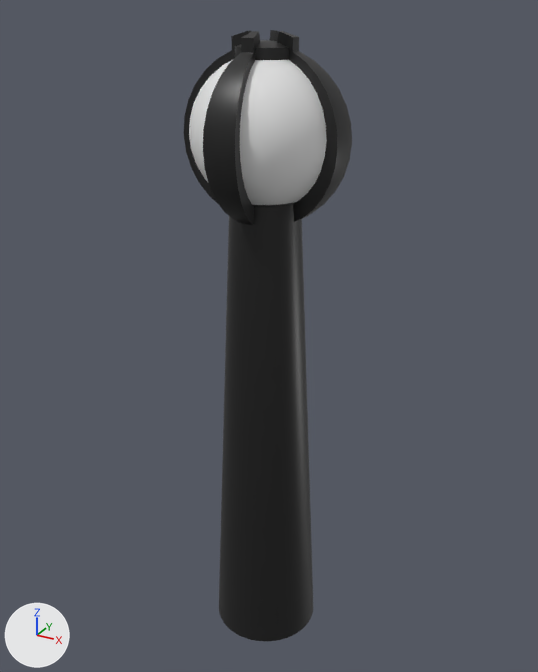
Renders of the Blender file Assets/Models/LaserLvl2.blend from each side of a commit.
Camera for both pictures: a camera (50 mm lens) standing at (0.0588, -0.1056, 0.7814) and looking at (-0.0005, 0.0022, 0.7275). Every picture has the same lights, and +X, +Y and +Z are marked at lower left.

Before the edit, the objects in view are built like this:
```python
me_cylinder = bpy.data.meshes.new('Cylinder')
me_cylinder.from_pydata(...)  # 778 vertices, 744 faces; spans x -0.014..0.014, y -0.014..0.014, z 0.6669..0.7783
me_cylinder.polygons.foreach_set('use_smooth', [True] * 744)
# faces by material slot: [480, 264]
me_cylinder.materials.append(mat_metal)  # black #181818
me_cylinder.materials.append(mat_lights)  # white #e7e7e7
ob_cylinder = bpy.data.objects.new('Cylinder', me_cylinder)
ob_cylinder.location = (0.0, 0.0, 0.0)
```
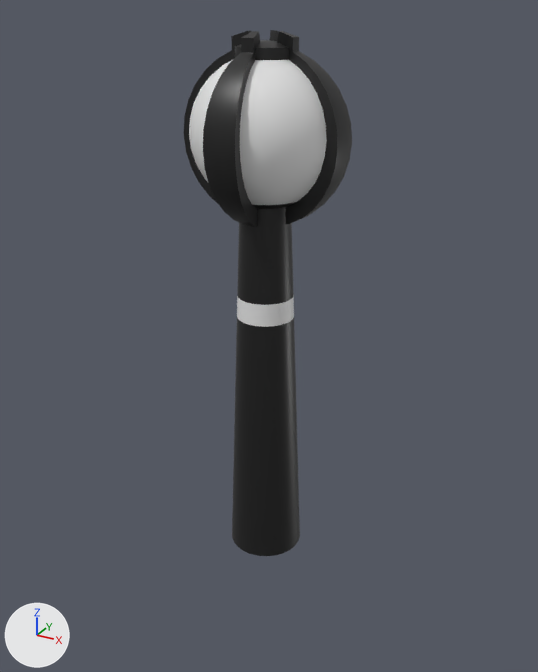
The newer file is also rescaled (x1.464), turned or shifted as a whole; pictures and numbers use the older file's frame.

What differs and where, as boxes [x1, y1, x2, y2] in the pictures (538 x 672 px):
'Cylinder', reshaped (14% shorter): before [184, 30, 352, 641]; after [184, 30, 352, 556]
part 1 of me_cylinder, built on: before [219, 204, 313, 641]; after [232, 207, 300, 556]

What changed in the scene script:
```text
Change me_cylinder:
    used by ob_cylinder; location = (0.0, 0.0, 0.0)
    remove me_cylinder.from_pydata(...)  # 778 vertices, 744 faces; spans x -0.014..0.014, y -0.014..0.014, z 0.6669..0.7783
    add me_cylinder.from_pydata(...)  # 970 vertices, 936 faces; spans x -0.014..0.014, y -0.014..0.014, z 0.6853..0.7783
    me_cylinder part 1: 128 vertices moved from x -0.0099..0.0099, y -0.0099..0.0099, z 0.6669..0.7547 to x -0.0068..0.0068, y -0.0068..0.0068, z 0.6853..0.7577; 192 vertices added at x -0.005..0.005, y -0.005..0.005, z 0.7323..0.7494
```
